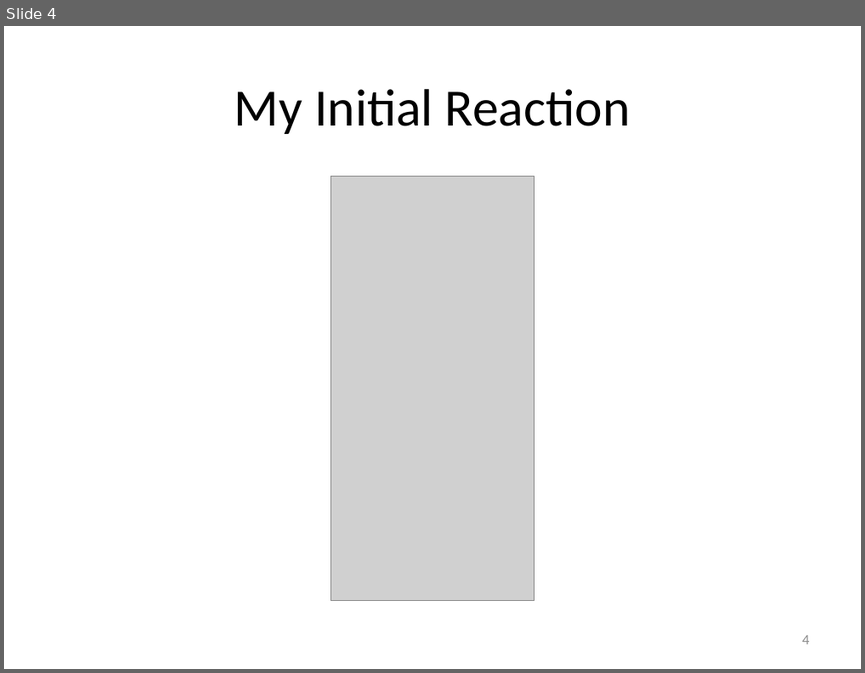
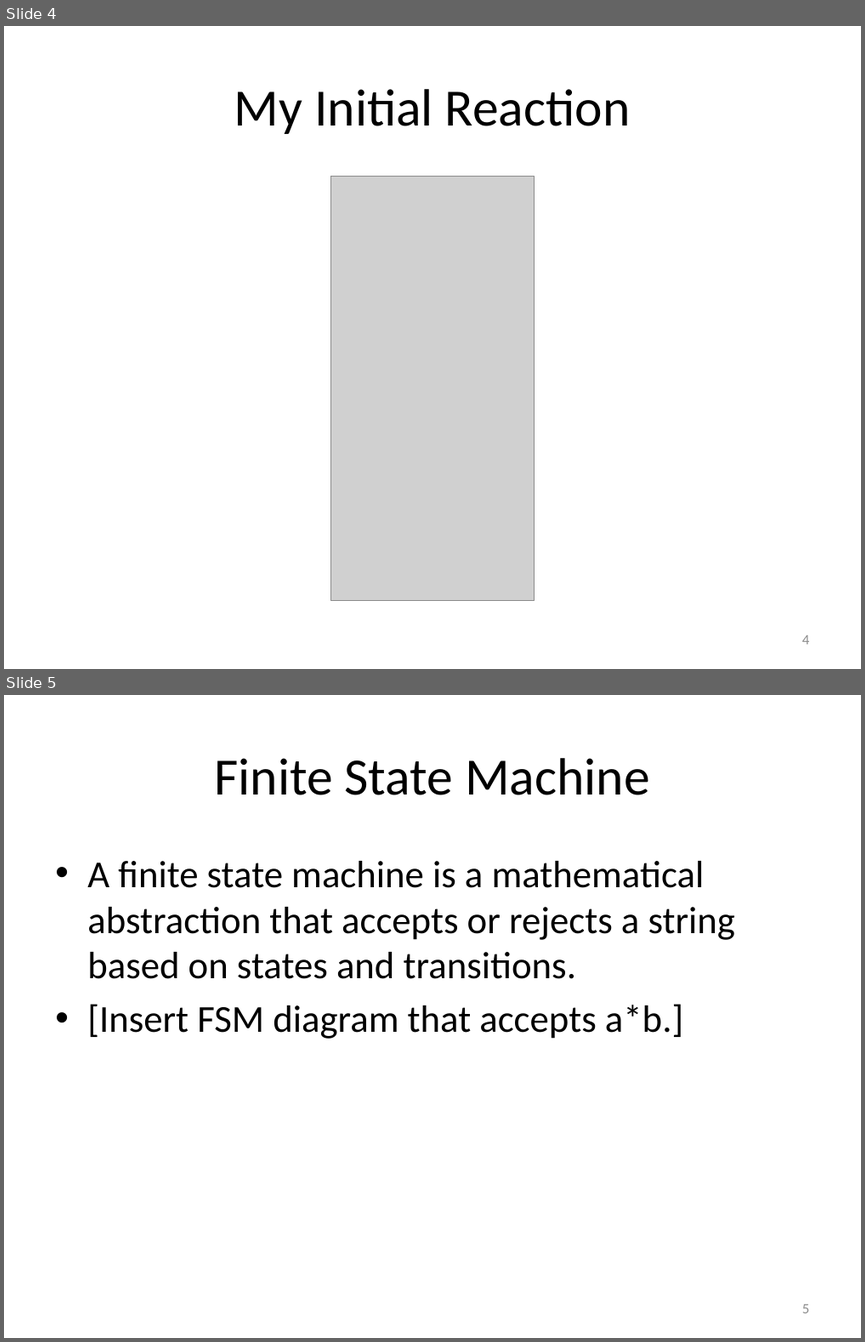
Before and after one commit to RichardRoda/DFA-Workflow-Model, a slide deck: Modeling Workflows with Event Driven DFA.pptx. Shown one above the other, each under a label of ours: slide 4 before the commit, slides 4 and 5 after it. The pictures are 865x673 and 865x1342 pixels, drawn with LibreOffice and Linux fonts; fonts in the diff are those of the drawing; grey boxes stand for pictures. Boxes give left, top, right and bottom in pixels: in the first picture for what was removed or moved away, otherwise in the second. Text is boxed around its words. In the diff, an @@ line names an element or a change of style, - is before the commit and + after.

Commit message:
Update from home machine.

```diff
--- a/Modeling Workflows with Event Driven DFA.pptx
+++ b/Modeling Workflows with Event Driven DFA.pptx
@@ slide 5 added at bbox=[4, 695, 861, 1338], background #FFFFFF @@
@@ title added at bbox=[214, 758, 650, 795], 44 pt, text #000000 @@
+Finite State Machine
@@ text added at bbox=[87, 861, 735, 1038], 32 pt, text #000000 @@
+• A finite state machine is a mathematical abstraction that accepts or rejects a string based on states and transitions.
+• [Insert FSM diagram that accepts a*b.]
@@ page number added at bbox=[802, 1304, 809, 1313], 12 pt, text #8C8C8C @@
+5
```
Also in this commit, not shown: 2 slides changed, 1 other slide added.
